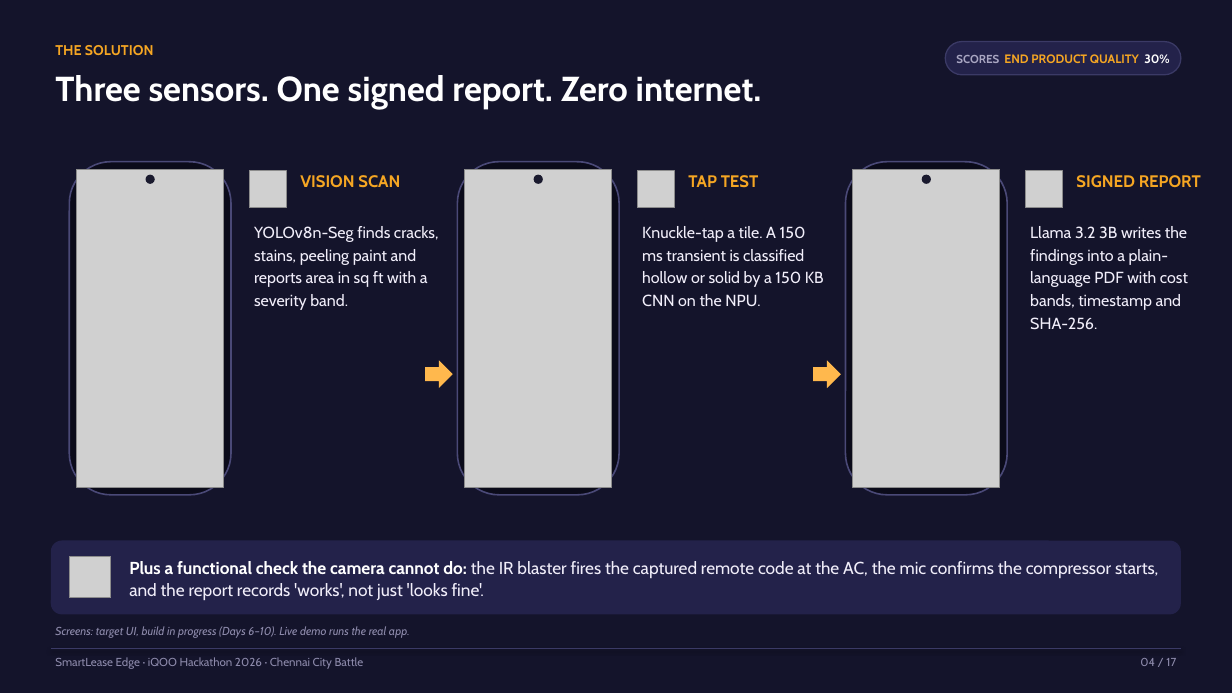
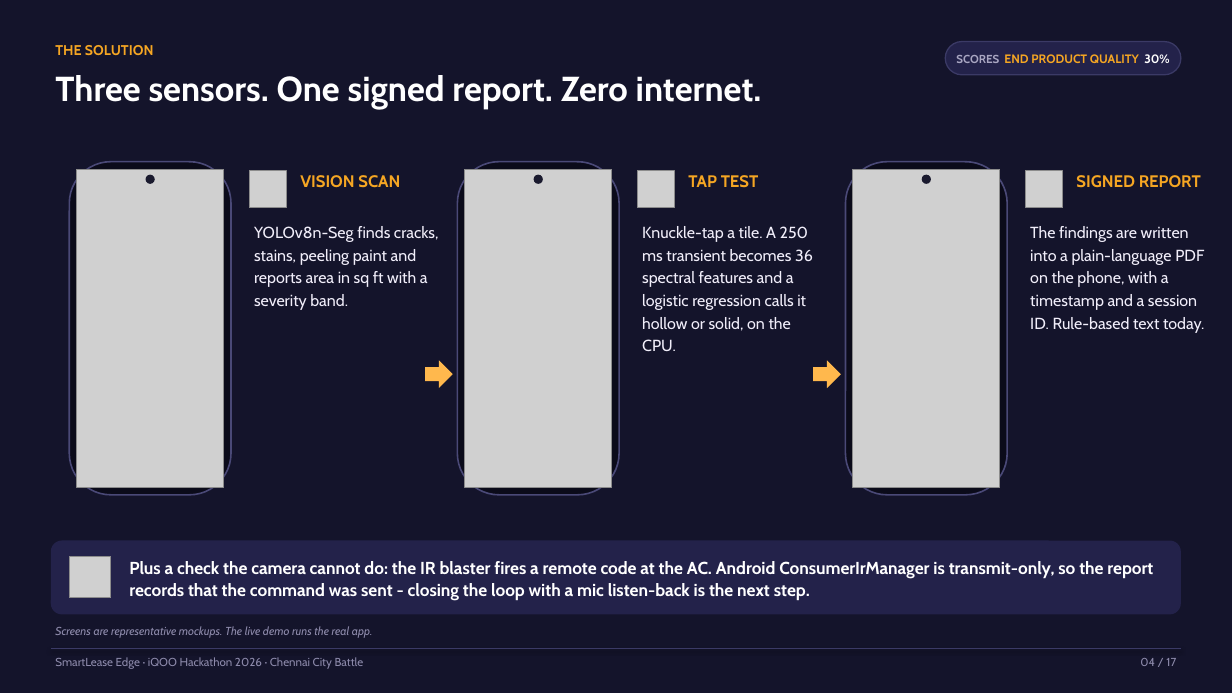
Before and after one commit to hameed0342j/smartlease-edge-chennai-H, a slide deck: slide 4 of docs/pitch/SmartLease-Edge-iQOO-Hackathon-2026.pptx. Drawn at 1232x693 pixels with LibreOffice and Linux fonts; fonts in the diff are those of the drawing; grey boxes stand for pictures. Boxes give left, top, right and bottom in pixels: in the first picture for what was removed or moved away, otherwise in the second. Text is boxed around its words. In the diff, an @@ line names an element or a change of style, - is before the commit and + after.

```diff
--- a/docs/pitch/SmartLease-Edge-iQOO-Hackathon-2026.pptx
+++ b/docs/pitch/SmartLease-Edge-iQOO-Hackathon-2026.pptx
@@ text at <box>642,226,813,351</box>: text changed @@
-Knuckle-tap a tile. A 150 ms transient is classified hollow or solid by a 150 KB CNN on the NPU.
+Knuckle-tap a tile. A 250 ms transient becomes 36 spectral features and a logistic regression calls it hollow or solid, on the CPU.
@@ text at <box>1030,226,1204,333</box>: text changed @@
-Llama 3.2 3B writes the findings into a plain-language PDF with cost bands, timestamp and SHA-256.
+The findings are written into a plain-language PDF on the phone, with a timestamp and a session ID. Rule-based text today.
@@ text at <box>129,561,1153,601</box>: text changed; text colour #F1EEFA to #FFFFFF; bold on @@
-Plus a functional check the camera cannot do: the IR blaster fires the captured remote code at the AC, the mic confirms the compressor starts, and the report records 'works', not just 'looks fine'.
+Plus a check the camera cannot do: the IR blaster fires a remote code at the AC. Android ConsumerIrManager is transmit-only, so the report records that the command was sent - closing the loop with a mic listen-back is the next step.
@@ text at <box>55,626,373,638</box>: text changed @@
-Screens: target UI, build in progress (Days 6–10). Live demo runs the real app.
+Screens are representative mockups. The live demo runs the real app.
```
Also in this commit, not shown: 14 other slides changed, 1 other file.
